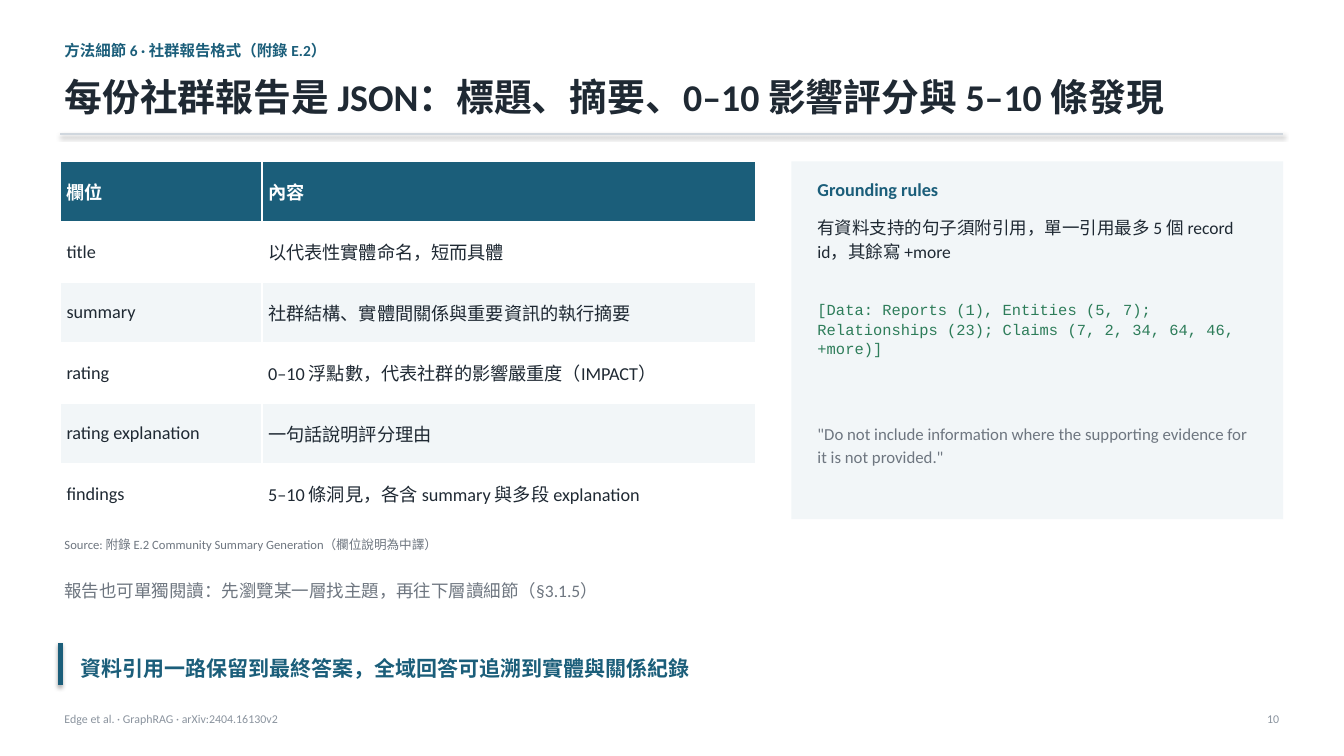
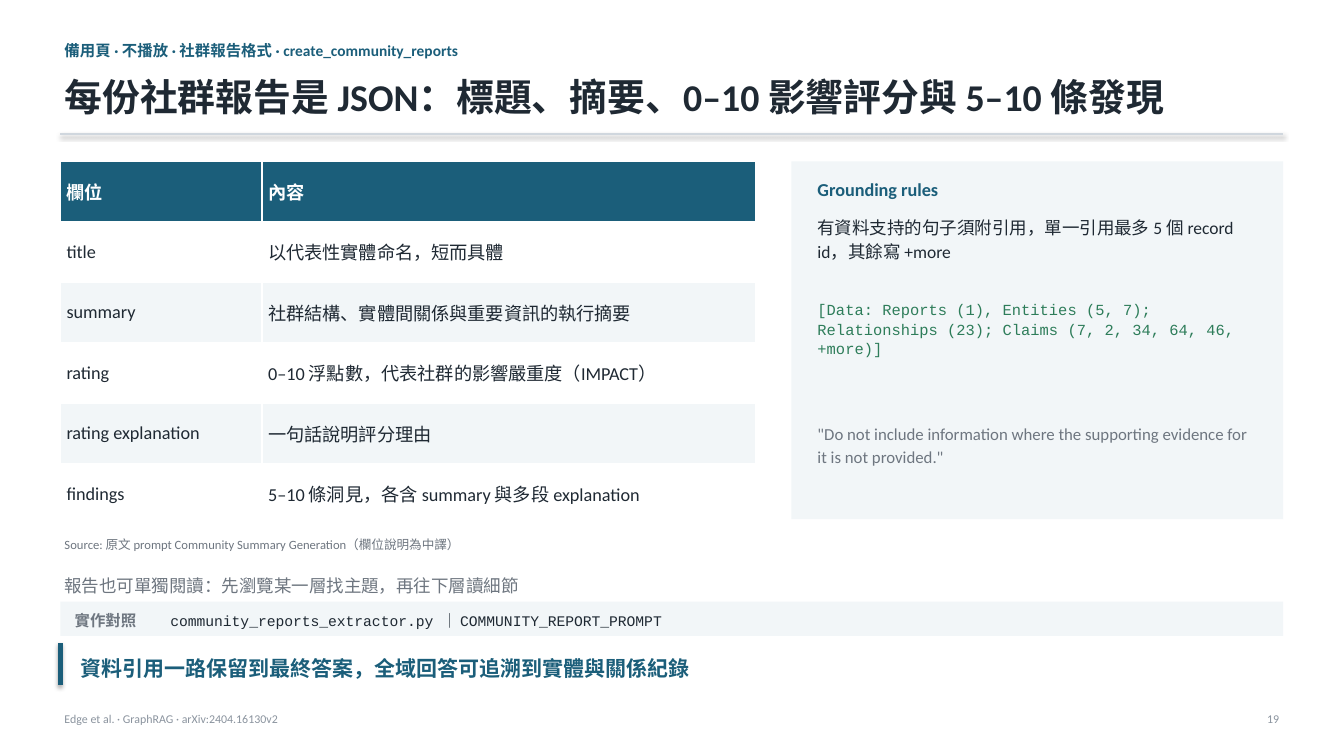
Before and after one commit to Moris-Zhan/CV-RAG-LLM-Papers, a slide deck: slide 19 of RAG/2024_GraphRAG/slides_zh-TW.pptx (slide 10 before the commit). Drawn at 1344x756 pixels with LibreOffice and Linux fonts; fonts in the diff are those of the drawing. Boxes give left, top, right and bottom in pixels: in the first picture for what was removed or moved away, otherwise in the second. Text is boxed around its words. In the diff, an @@ line names an element or a change of style, - is before the commit and + after.

```diff
--- a/RAG/2024_GraphRAG/slides_zh-TW.pptx
+++ b/RAG/2024_GraphRAG/slides_zh-TW.pptx
@@ text at (64,41,458,61): text changed @@
-方法細節 6 · 社群報告格式（附錄 E.2）
+備用頁 · 不播放 · 社群報告格式 · create_community_reports
@@ text at (64,538,460,551): text changed @@
-Source: 附錄 E.2 Community Summary Generation（欄位說明為中譯）
+Source: 原文 prompt Community Summary Generation（欄位說明為中譯）
@@ text at (64,577,518,594): text changed @@
-報告也可單獨閱讀：先瀏覽某一層找主題，再往下層讀細節（§3.1.5）
+報告也可單獨閱讀：先瀏覽某一層找主題，再往下層讀細節
@@ rectangle added at (60,602,1284,636), fill #F2F6F8 @@
@@ text added at (75,613,137,627), 11 pt, text #6E7680, bold @@
+實作對照
@@ text added at (170,615,662,629), 10.5 pt, text #1F2933 @@
+community_reports_extractor.py ｜ COMMUNITY_REPORT_PROMPT
@@ text at (1267,715,1279,723): text changed @@
-10
+19
```
Also in this commit, not shown: 18 other slides changed, 7 slides added, 3 slides removed, 19 other files.
